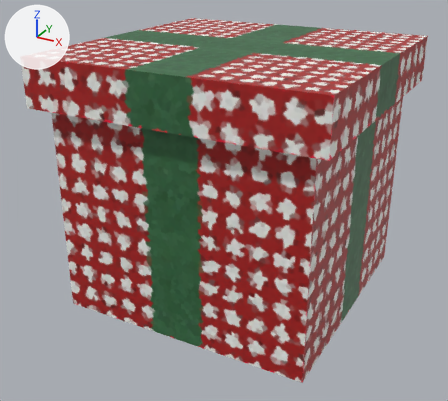
Two versions of the Blender file SkyCoopBundles/Assets/Models/Present.blend, one commit apart.
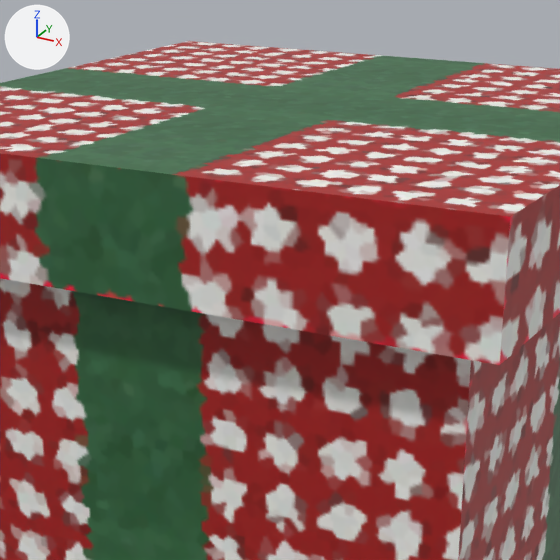
Old and new are each drawn whole from a camera (50 mm lens) standing at (0.479, -0.954, 0.629) and looking at (-0.017, -0.053, 0.179) and again close up on the part from 24% to 79% of the width and 0% to 62% of the height. Every picture has the same lights, and +X, +Y and +Z are marked at upper left. The first two pictures are the older version.

In view in the first close-up: 'Present'.
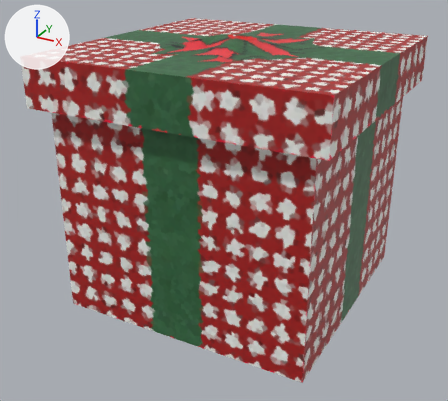
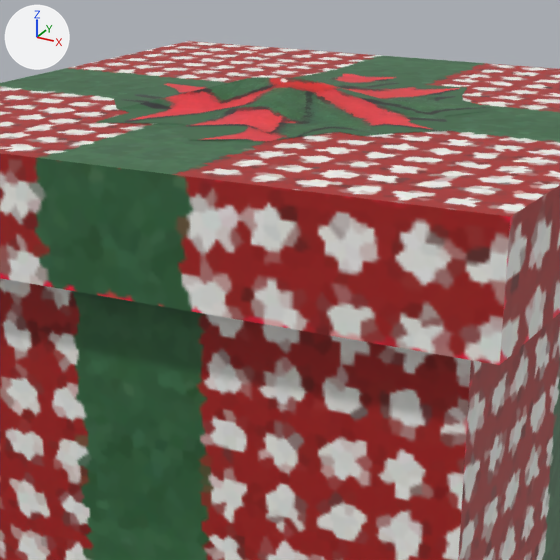
Boxes (x1, y1, x2, y2) around the edits, measured in the close-ups (560 x 560 px):
'Plane', added: after (97, 73, 498, 141)

Edits to the bpy script that builds the scene:
```text
Add img_ribon_png:
    img_ribon_png = load_image('ribon.png', '../Textures/ribon.png', 512, 512, 'sRGB')
Add mat_mat_ribon:
    mat_mat_ribon = principled_material('mat_ribon')
    mat_mat_ribon.texture = img_ribon_png
Add me_plane:
    me_plane.from_pydata(...)  # 41 vertices, 28 faces; spans x -0.75..0.75, y -0.86..0.87, z 0.0..0.1
    me_plane.polygons.foreach_set('use_smooth', [True] * 28)
    me_plane.materials.append(mat_mat_ribon)  # picture img_ribon_png
Add ob_plane:
    ob_plane = bpy.data.objects.new('Plane', me_plane)
    ob_plane.location = (0.0, -0.022, 0.4504)
    ob_plane.scale = (0.18, 0.18, 0.18)
```
